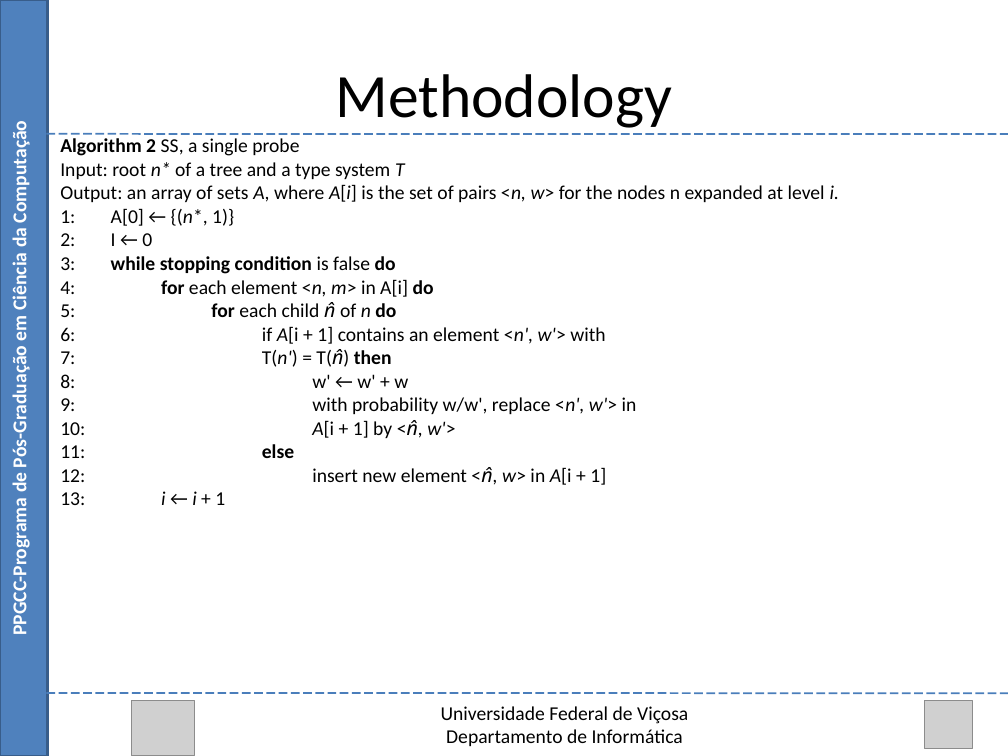
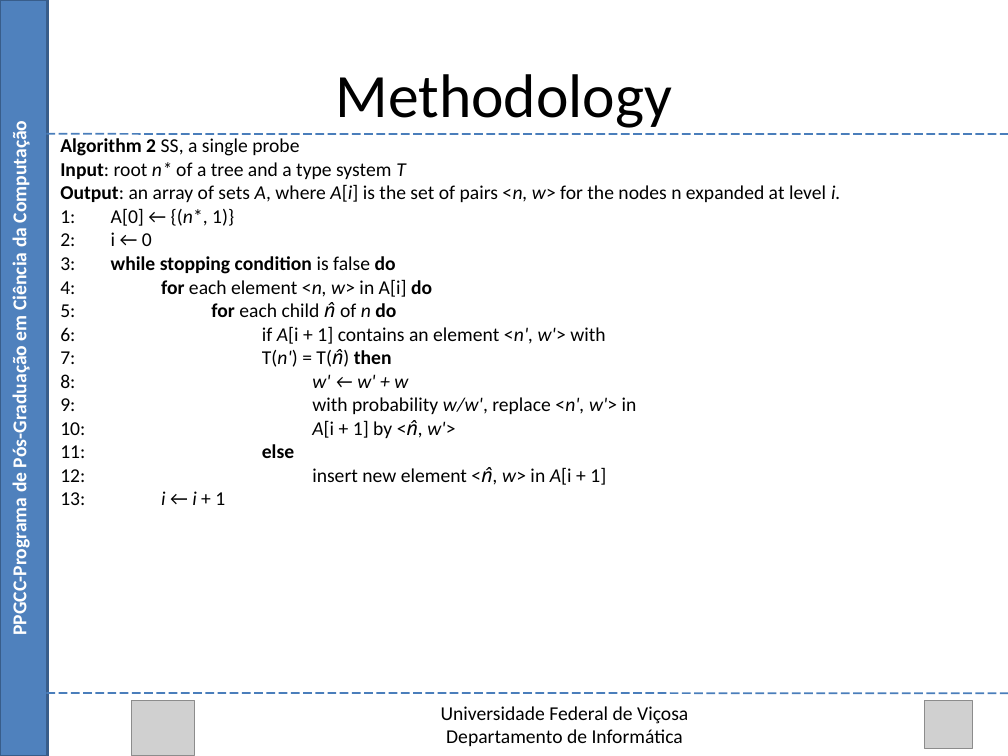
Before and after one commit to Marvinsky/research-marvin, a slide deck: slide 29 of latex/odp/selection heuristics.odp. Drawn at 1008x756 pixels with LibreOffice and Linux fonts; fonts in the diff are those of the drawing; grey boxes stand for pictures. Boxes give left, top, right and bottom in pixels: in the first picture for what was removed or moved away, otherwise in the second. Text is boxed around its words. In the diff, an @@ line names an element or a change of style, - is before the commit and + after.

```diff
--- a/latex/odp/selection heuristics.odp
+++ b/latex/odp/selection heuristics.odp
@@ text at (x1=60, y1=162, x2=840, y2=414): bold on in "Input:", "Output:"; italic on in "w' ← w' + w", "w/w'," @@
@@ text at (x1=60, y1=232, x2=152, y2=246): text changed @@
-2: I ← 0
+2: i ← 0
@@ text at (x1=60, y1=279, x2=432, y2=297): text changed @@
-4: for each element <n, m> in A[i] do
+4: for each element <n, w> in A[i] do
```
Also in this commit, not shown: 17 other slides changed.
